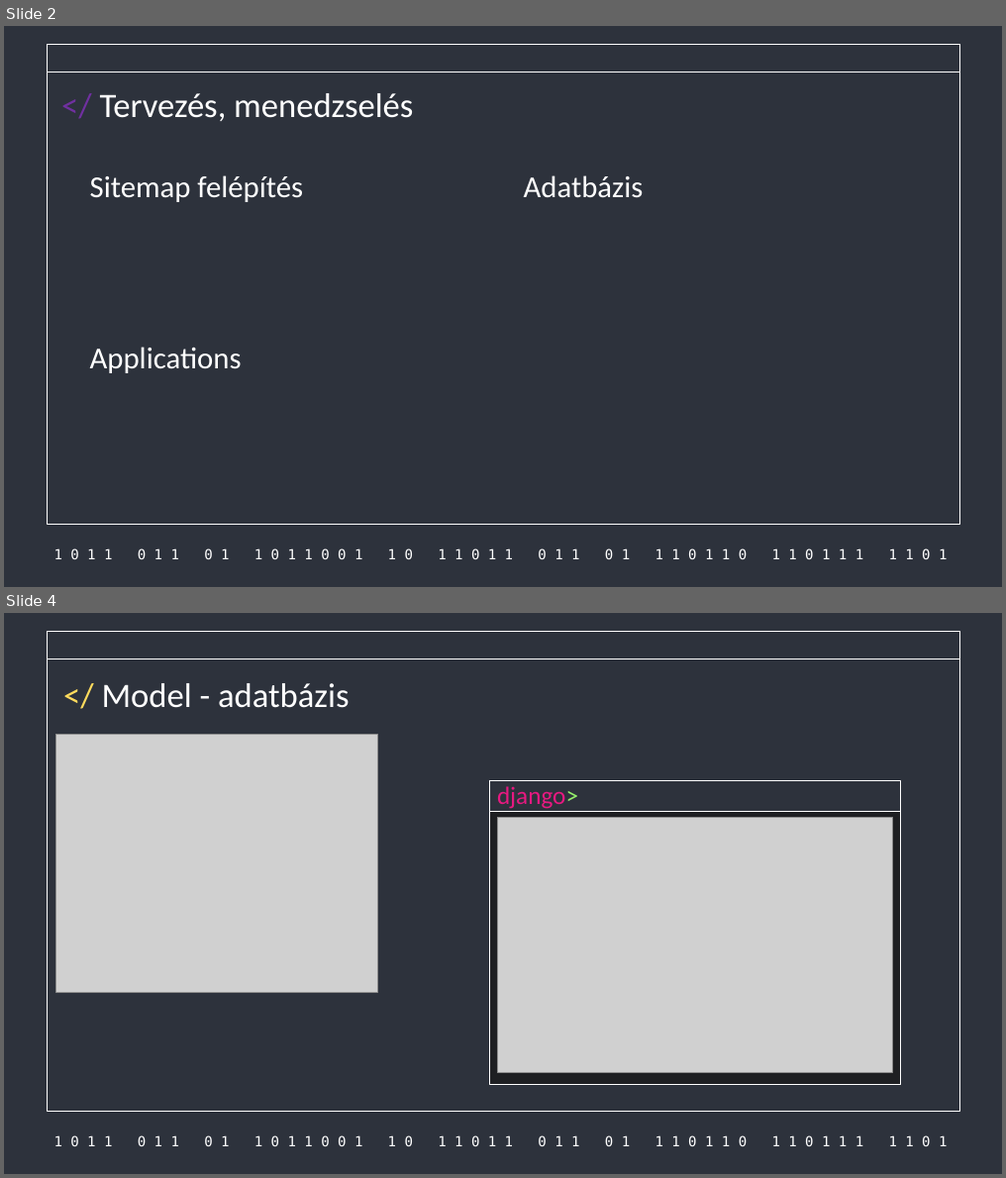
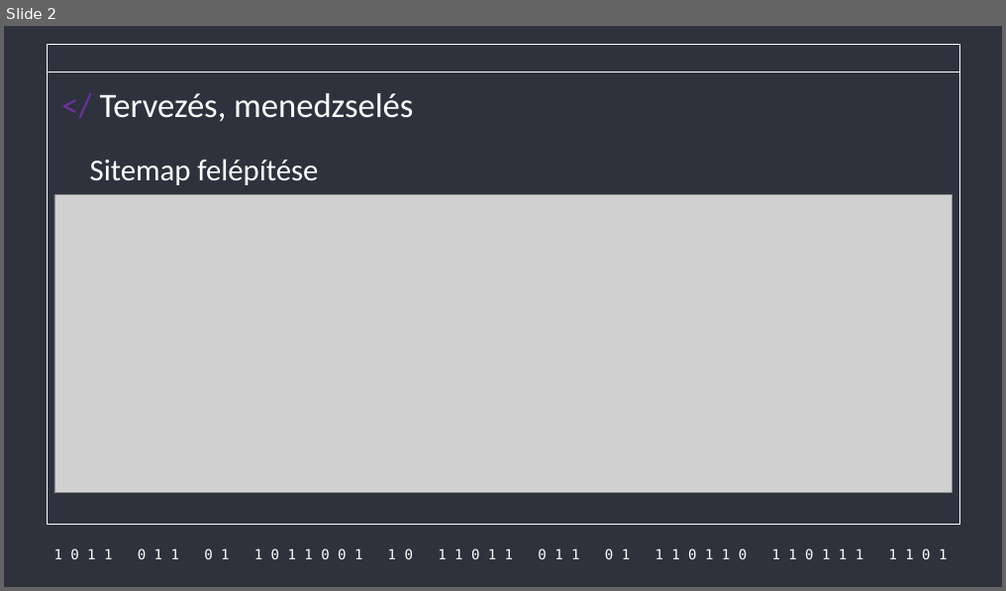
Before and after one commit to Acsilaa/dusza2024-25, a slide deck: gál része.pptx. Shown one above the other, each under a label of ours: slides 2 and 4 before the commit, slide 2 after it; the slides between them are not shown. The pictures are 1006x1178 and 1006x591 pixels, drawn with LibreOffice and Linux fonts; fonts in the diff are those of the drawing; grey boxes stand for pictures. Boxes give left, top, right and bottom in pixels: in the first picture for what was removed or moved away, otherwise in the second. Text is boxed around its words. In the diff, an @@ line names an element or a change of style, - is before the commit and + after.

```diff
--- a/gál része.pptx
+++ b/gál része.pptx
@@ slide 4 removed at (4, 613, 1002, 1174), background #2D323C; not listed: 3 template elements that a slide beside it also shows @@
@@ text removed at (102, 683, 350, 708) @@
-</ Model - adatbázis
@@ picture removed at (56, 735, 377, 992) @@
@@ rectangle removed at (490, 787, 901, 1084) @@
@@ rectangle removed at (490, 781, 901, 811) @@
@@ text removed at (497, 786, 578, 809) @@
-django>
@@ picture removed at (498, 817, 893, 1073) @@
@@ slide 2 changed as well @@
@@ title at (90, 159, 318, 185): text changed @@
-Sitemap felépítés
+Sitemap felépítése
@@ picture added at (54, 194, 951, 493) @@
@@ title removed at (524, 175, 644, 198) @@
-Adatbázis
@@ title removed at (90, 347, 242, 373) @@
-Applications
```
Also in this commit, not shown: 1 other slide changed, 5 slides added, 1 other slide removed.
